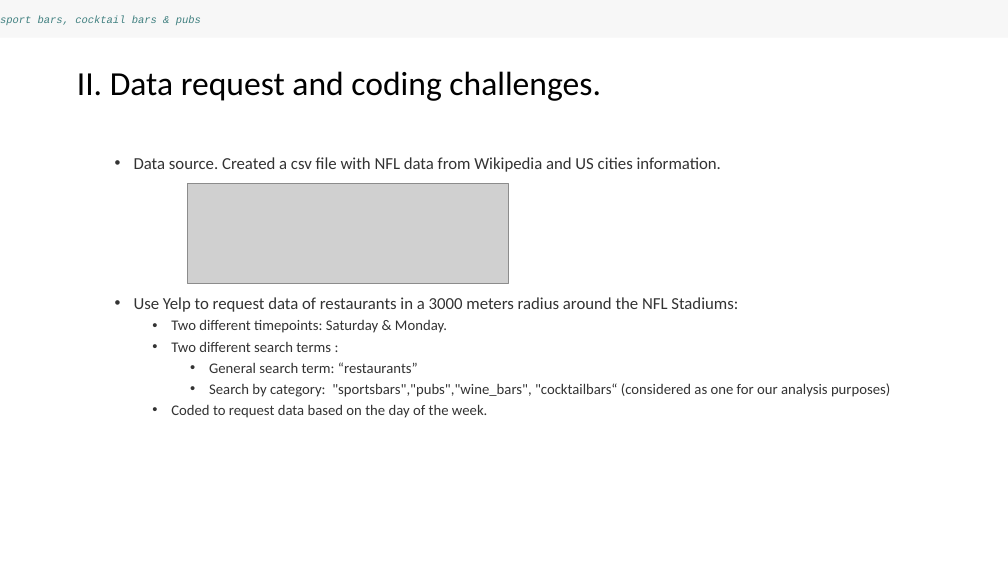
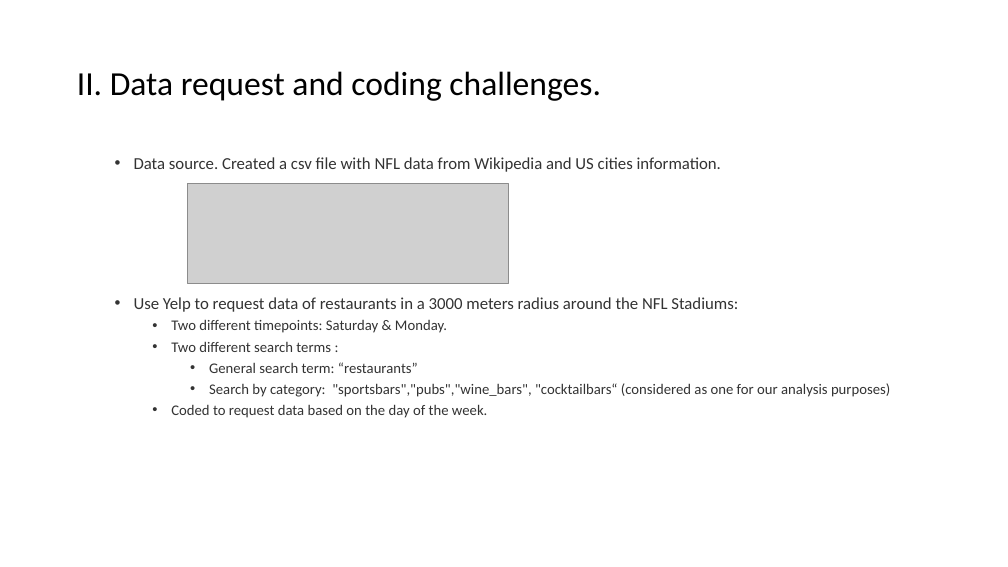
Before and after one commit to jjying89/Yelp-Restaurants-Analysis, a slide deck: slide 4 of Presentation/Team_4-Restaurant_Density_Analysis..pptx. Drawn at 1008x567 pixels with LibreOffice and Linux fonts; fonts in the diff are those of the drawing; grey boxes stand for pictures. Boxes give left, top, right and bottom in pixels: in the first picture for what was removed or moved away, otherwise in the second. Text is boxed around its words. In the diff, an @@ line names an element or a change of style, - is before the commit and + after.

```diff
--- a/Presentation/Team_4-Restaurant_Density_Analysis..pptx
+++ b/Presentation/Team_4-Restaurant_Density_Analysis..pptx
@@ rectangle removed at [0, 0, 1008, 38] @@
-sport bars, cocktail bars & pubs
```
Also in this commit, not shown: 9 other slides changed, 4 slides added.
